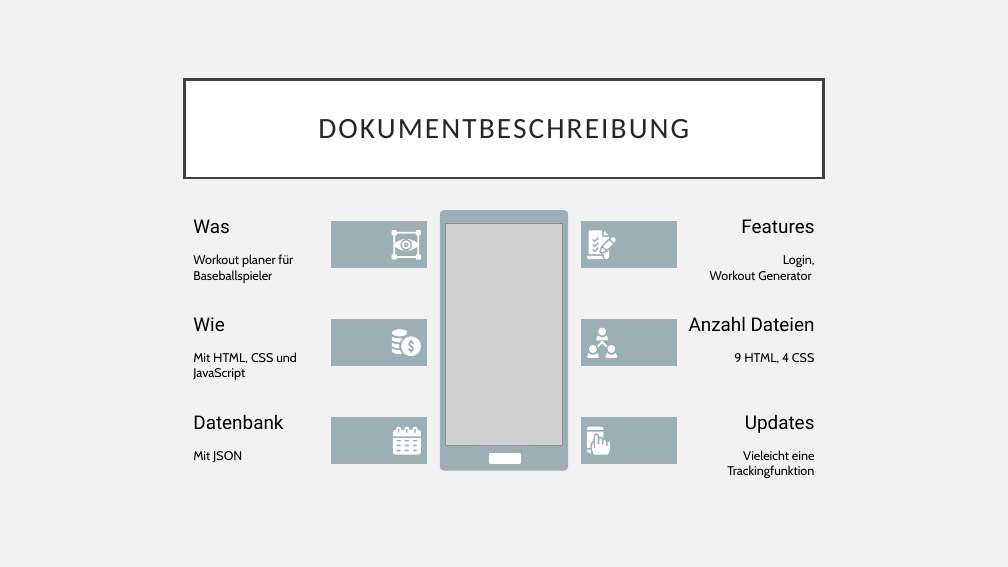
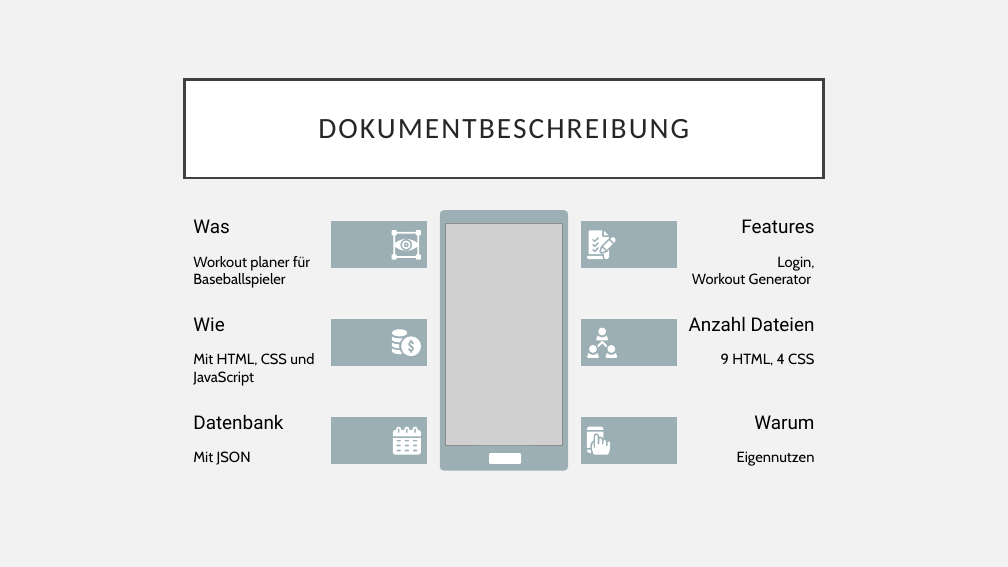
Before and after one commit to noahburren/Sportferien_2024_burnoa, a slide deck: slide 3 of Präsentation.pptx. Drawn at 1008x567 pixels with LibreOffice and Linux fonts; fonts in the diff are those of the drawing; grey boxes stand for pictures. Boxes give left, top, right and bottom in pixels: in the first picture for what was removed or moved away, otherwise in the second. Text is boxed around its words. In the diff, an @@ line names an element or a change of style, - is before the commit and + after.

```diff
--- a/Präsentation.pptx
+++ b/Präsentation.pptx
@@ size 12 to 14 pt in 5 elements at (193,451,251,465), (193,256,310,288), (193,353,314,386), (692,256,814,284), (721,353,814,366) @@
@@ text at (754,415,814,429): text changed @@
-Updates
+Warum
@@ text at (737,451,815,466): text changed; size 12 to 14 pt @@
-Vieleicht eine Trackingfunktion
+Eigennutzen
```
Also in this commit, not shown: 4 other slides changed, 4 other files.
